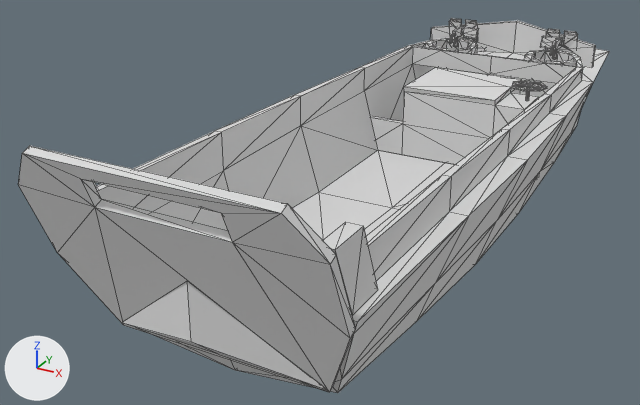
Two versions of the glTF model models/ultimate-pack/low-poly-10/t/ww2-lvcp.glb, one commit apart.
The view is the same before and after, from a 50 mm lens placed at (4.41, -10.95, 5.61), pointed at (-0.97, -1.18, 0.73). The axes (+X, +Y, +Z) are drawn at lower left. The lights are the same throughout. The older version comes first. Mesh edges are drawn as thin lines. Where no turn or scale is listed for an object, it has been applied to the vertices.

The first picture shows 'LVCP-base', 'LVCP-door'.
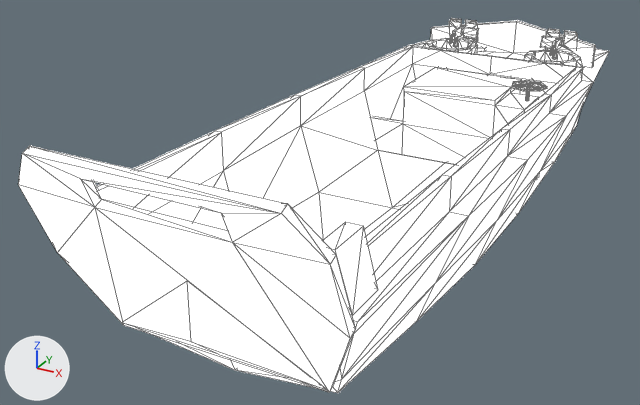
Patch to the scene script:
```diff
--- a/models/ultimate-pack/low-poly-10/t/ww2-lvcp.glb.py
+++ b/models/ultimate-pack/low-poly-10/t/ww2-lvcp.glb.py
@@ mat_lowpoly_colors @@
 mat_lowpoly_colors = principled_material('LOWPOLY-COLORS')
-mat_lowpoly_colors.base_color = (0.8, 0.8, 0.8)  # white #e7e7e7
+mat_lowpoly_colors.base_color = (1.0, 1.0, 1.0)  # white #ffffff
 mat_lowpoly_colors.metallic = 0.4
 mat_lowpoly_colors.roughness = 1.0
+mat_lowpoly_colors.emission_strength = 1.0
```

Changed parts and their boxes (x1, y1, x2, y2) in the pictures (640 x 405 px):
'LVCP-base', recoloured, surface changed (lighter)
    both: (93, 18, 609, 393)
'LVCP-door', recoloured, surface changed (lighter)
    both: (18, 146, 355, 392)
